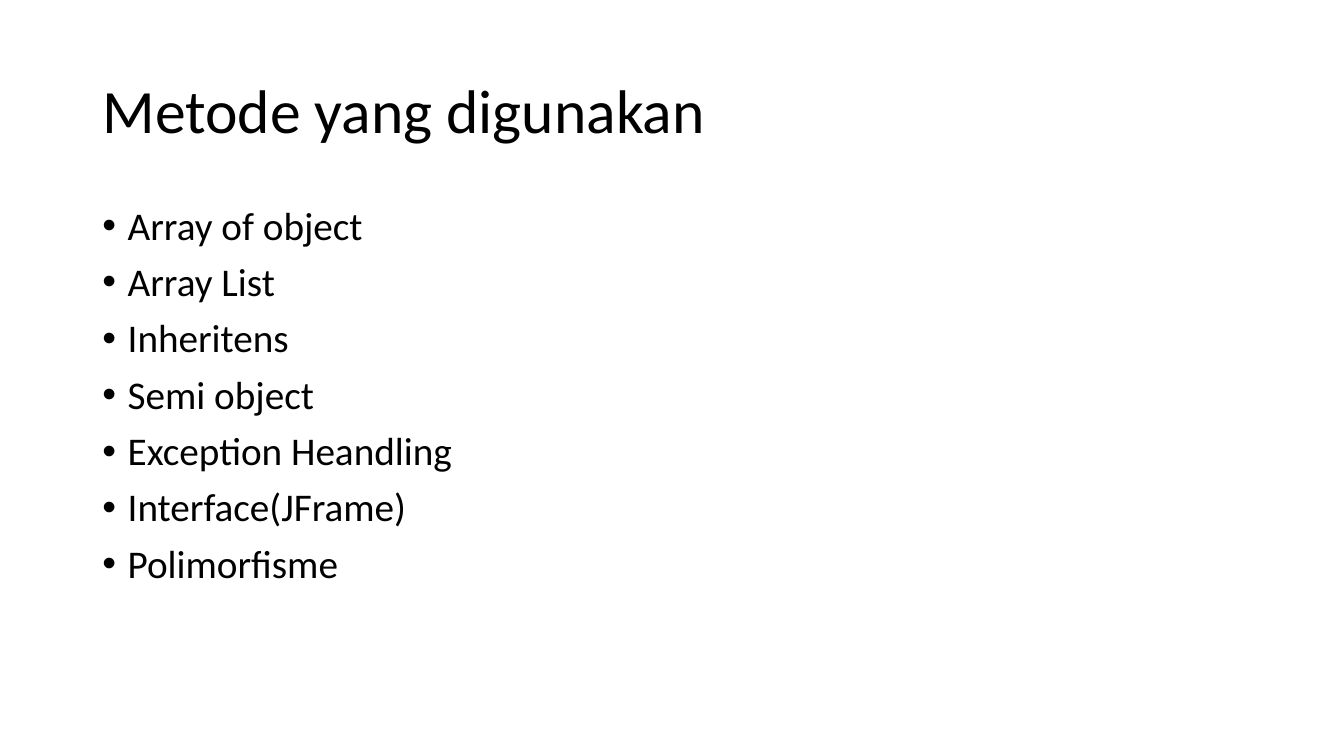
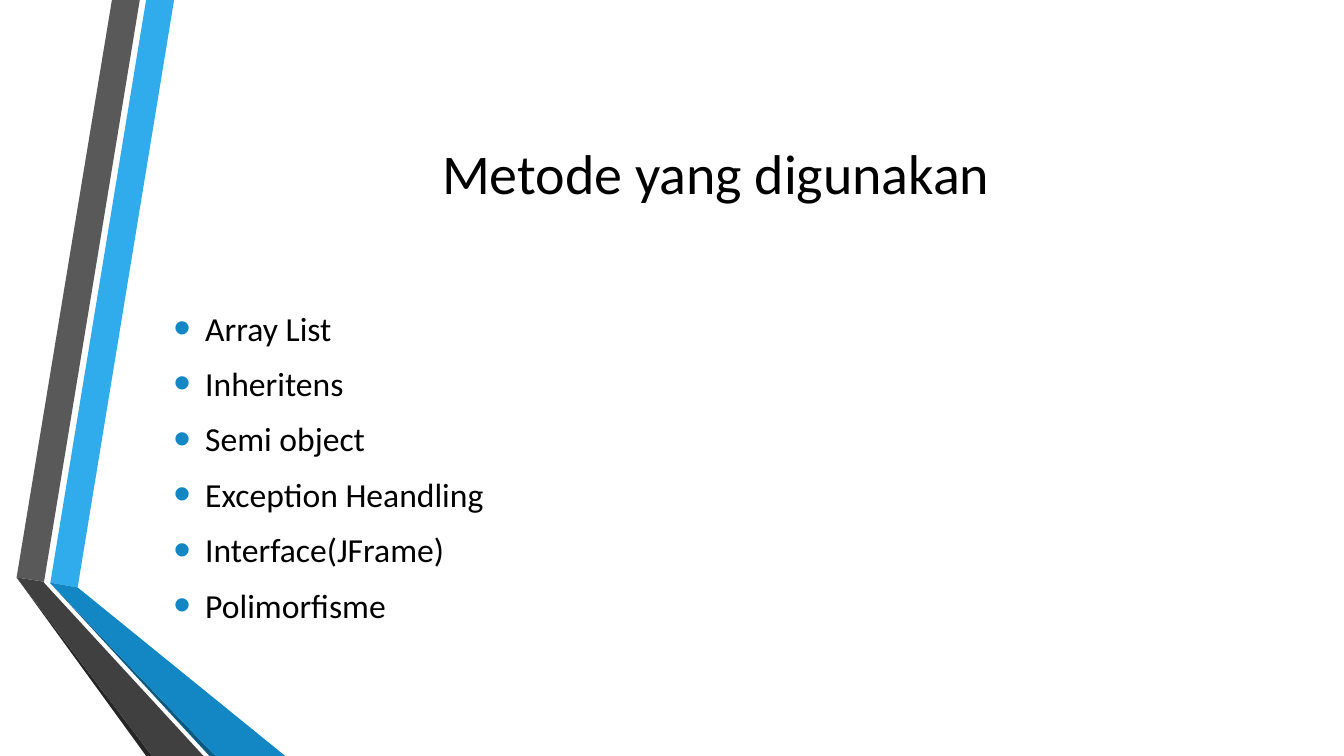
Before and after one commit to DDragoonz/Tugas-Besar, a slide deck: slide 2 of TB/Presentation1.pptx. Drawn at 1344x756 pixels with LibreOffice and Linux fonts; fonts in the diff are those of the drawing; background and template pictures are left out. Boxes give left, top, right and bottom in pixels: in the first picture for what was removed or moved away, otherwise in the second. Text is boxed around its words. In the diff, an @@ line names an element or a change of style, - is before the commit and + after.

```diff
--- a/TB/Presentation1.pptx
+++ b/TB/Presentation1.pptx
@@ title "Metode yang digunakan": place and size @@
-title "Metode yang digunakan" at (102,90,704,144)
+title "Metode yang digunakan" at (442,155,990,204)
@@ title "Metode yang digunakan" at (442,155,990,204): size 44 to 40 pt; alignment left to centre; line spacing 0.9 to 1 @@
@@ text at (128,212,363,247): paragraph removed @@
-• Array of object
@@ text "Array List": place and size @@
-text "Array List" at (128,212,452,579)
+text "Array List" at (205,318,484,619)
@@ text "Array List" at (205,318,484,619): size 28 to 24 pt; indent changed; line spacing 0.9 to 1; vertical alignment top to middle @@
@@ group added at (16,0,285,756): 6 freeform shapes @@
```
Also in this commit, not shown: 2 other slides changed, 10 slides added, 1 slide removed.
